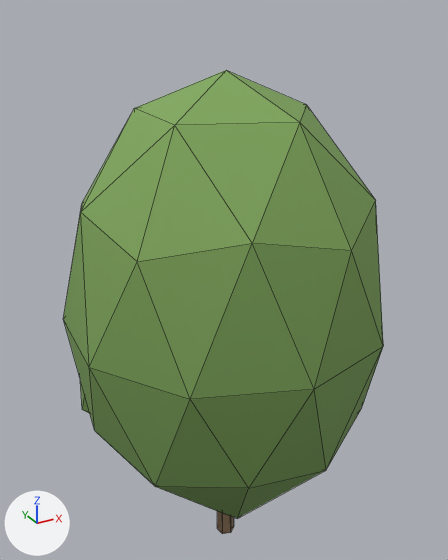
A saved change to the glTF model viewer/districts/2030-haven/chunks/c_2_7.glb.
Both versions are drawn from a 50 mm lens placed at (746.97, 1839.03, 11.75), pointed at (752.78, 1849.6, 6.47). Every picture has the same lights, and +X, +Y and +Z are marked at lower left. The older version comes first. Mesh edges are drawn as thin lines. Vertices at exactly the same position are counted once.

In view in the first picture: 'tree_5869'.
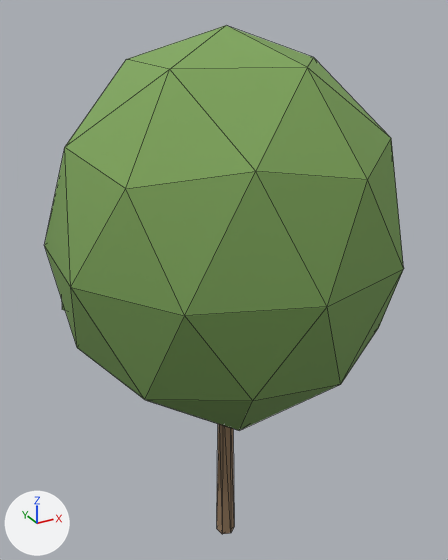
Location of each change, [x1, y1, x2, y2] in pixels of the pictures (448 x 560 px; the box of a moved part takes in the faces that stretch with it):
'tree_5869', reshaped, moved, rescaled (12% wider, 9% taller)
    before: [63, 70, 383, 534]
    after: [44, 26, 404, 534]
part 1 of me_tree_round_0, moved or reshaped
    before: [63, 70, 383, 518]
    after: [44, 26, 404, 430]
part 2 of me_tree_round_0, moved or reshaped (mostly hidden)
    before: [80, 381, 89, 413]
    after: [62, 302, 65, 310]
part 3 of me_tree_round_0, moved or reshaped
    before: [217, 511, 234, 534]
    after: [217, 424, 234, 534]

What the commit changed:
me_tree_round_0 is used by ob_tree_5869; parent ob_trees_2_7; location (0.0237, 0.0622, 5.365); rotation (0.0, 0.0, 1.206), in degrees (0, 0, 69); scale (4.71, 4.71, 5.37).
Before the commit, vertices of me_tree_round_0: 7 (-0.01, 0.03, 0.06), 8 (0.01, 0.02, 0.06), 14 (0.01, -0.02, 0.06), 20 (-0.01, -0.03, 0.06), 27 (-0.04, -0.02, 0.06).
Before the commit, vertices of me_tree_round_0: 29 (-0.04, 0.02, 0.06).
me_tree_round_0 had 66 vertices, 120 faces and spanned x -0.68..0.68, y -0.7..0.7, z -1.0..1.0.
me_tree_round_0 now has 66 vertices, 120 faces and spans x -0.67..0.67, y -0.69..0.69, z -1.0..1.0.
me_tree_round_0 part 1: the loose piece of 42 vertices spanning x -0.68..0.65, y -0.7..0.7, z -0.76..1.0 is scaled about its middle by (0.989, 0.989, 0.767), then moved by (0.0, 0.0, 0.21).
me_tree_round_0 part 2: the loose piece of 12 vertices spanning x -0.17..0.68, y -0.13..0.68, z -0.72..0.52 is scaled about its middle by (0.989, 0.989, 0.712), then moved by (0.0, 0.0, 0.32).
Part 3, on me_tree_round_0:
Vertices 7, 8, 14, 20, 27, 29 of me_tree_round_0 move by (0.0, 0.0, -0.35).
Object 'tree_5869' (ob_tree_5869) moves from (0.0237, 0.0622, 5.365) to (0.0251, 0.0658, 5.732).
Object 'tree_5869' (ob_tree_5869) is rescaled from (4.71, 4.71, 5.37) to (5.04, 5.04, 5.73).
